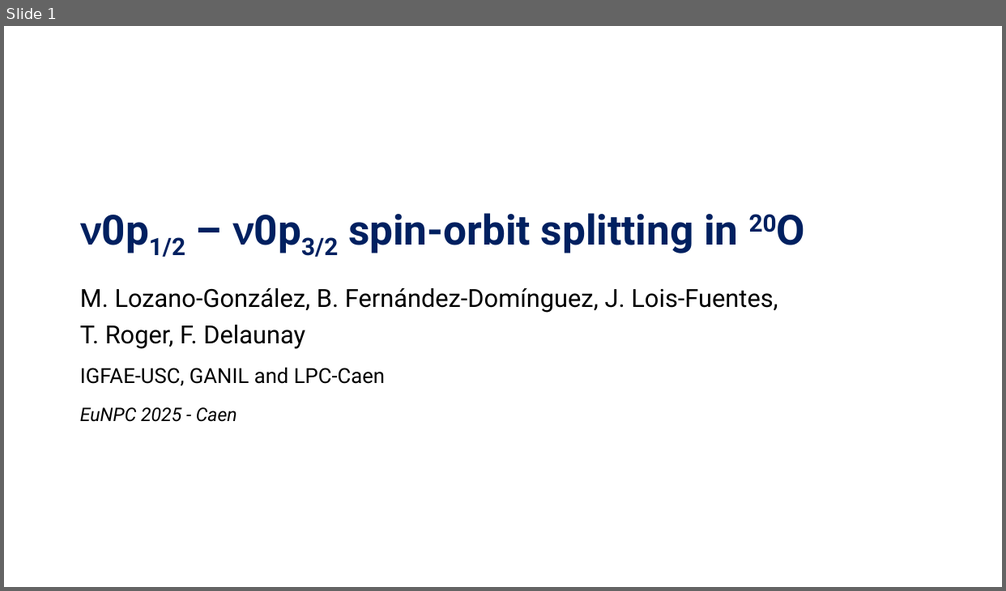
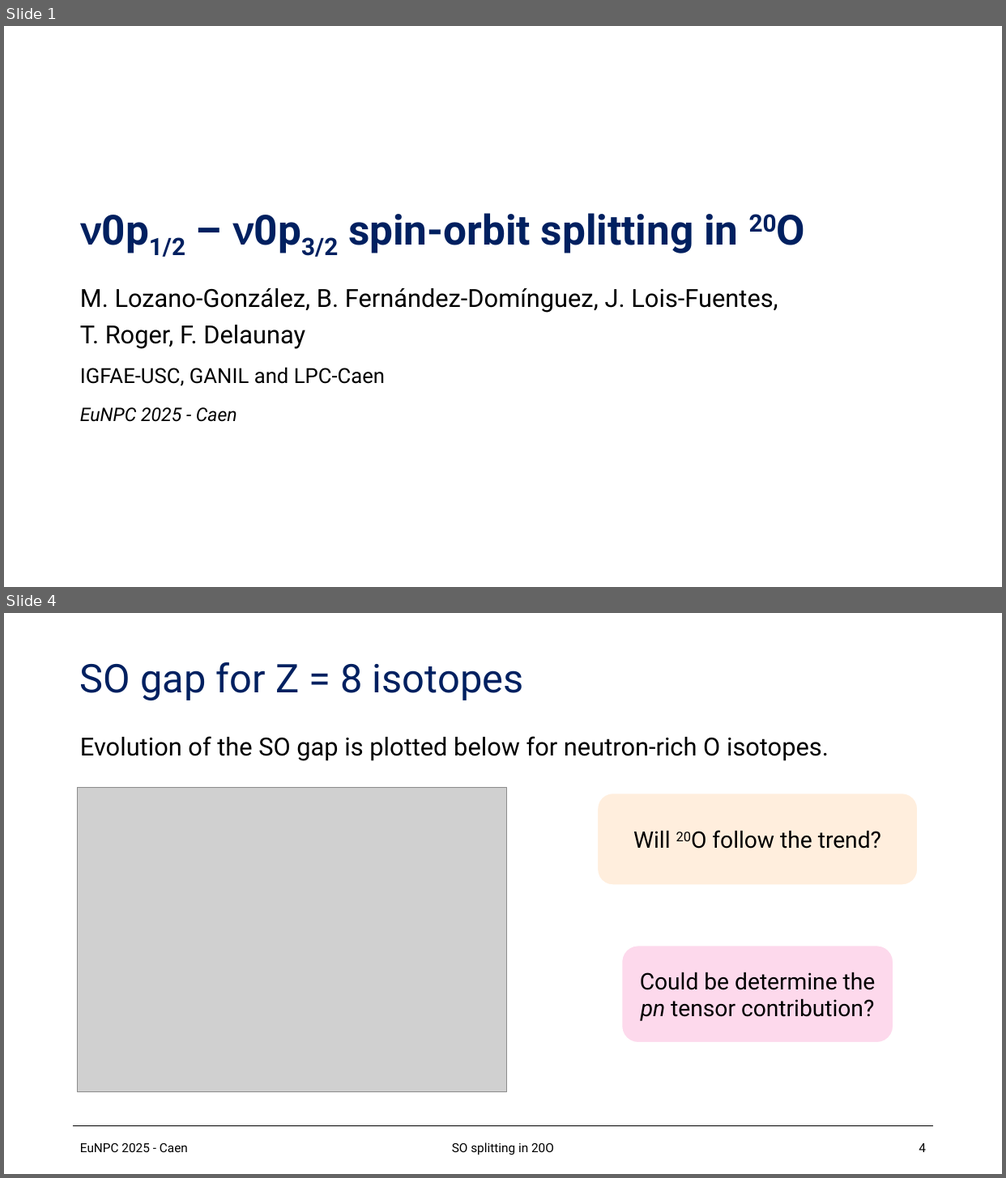
Before and after one commit to loopset/Docs, a slide deck: EuNPC/eunpc.pptx. Shown one above the other, each under a label of ours: slide 1 before the commit, slides 1 and 4 after it; the slides between them are not shown. The pictures are 1006x591 and 1006x1178 pixels, drawn with LibreOffice and Linux fonts; fonts in the diff are those of the drawing; grey boxes stand for pictures; background and template pictures are left out. Boxes give left, top, right and bottom in pixels: in the first picture for what was removed or moved away, otherwise in the second. Text is boxed around its words. In the diff, an @@ line names an element or a change of style, - is before the commit and + after.

```diff
--- a/EuNPC/eunpc.pptx
+++ b/EuNPC/eunpc.pptx
@@ slide 4 added at box(4, 613, 1002, 1174), background #FFFFFF @@
@@ title added at box(80, 662, 524, 700), 38 pt, text #002060 @@
+SO gap for Z = 8 isotopes
@@ text added at box(80, 736, 829, 761), 24 pt, text #000000 @@
+Evolution of the SO gap is plotted below for neutron-rich O isotopes.
@@ picture added at box(78, 787, 507, 1093) @@
@@ rounded rectangle added at box(598, 794, 918, 885), fill #FFEEDD, outline #FFFFFF 1 pt, 22 pt, text #000000 @@
+Will 20O follow the trend?
@@ rounded rectangle added at box(621, 946, 893, 1043), fill #FDD9EC, outline #FFFFFF 1 pt, 22 pt, text #000000 @@
+Could be determine the pn tensor contribution?
@@ line added from (73, 1127) to (934, 1127), #000000 1 pt @@
@@ text added at box(80, 1144, 188, 1152), 12 pt, text #000000 @@
+EuNPC 2025 - Caen
@@ text added at box(452, 1143, 554, 1156), 12 pt, text #000000 @@
+SO splitting in 20O
@@ page number added at box(918, 1144, 926, 1152), 12 pt, text #000000 @@
+4
```
Also in this commit, not shown: 1 slide changed, 11 other slides added, 24 other files.
